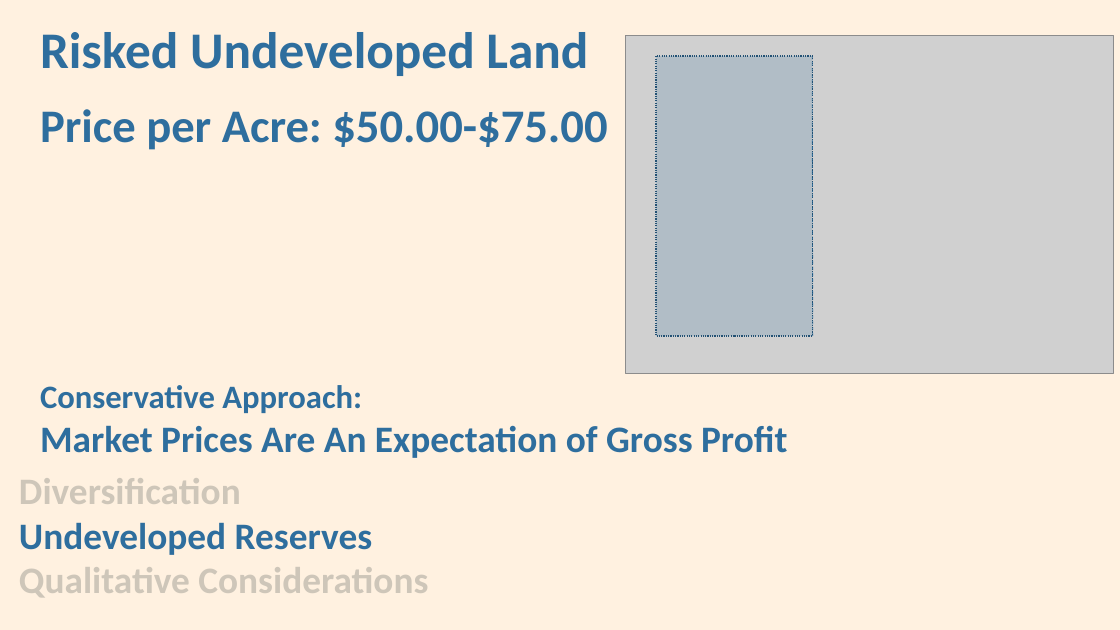
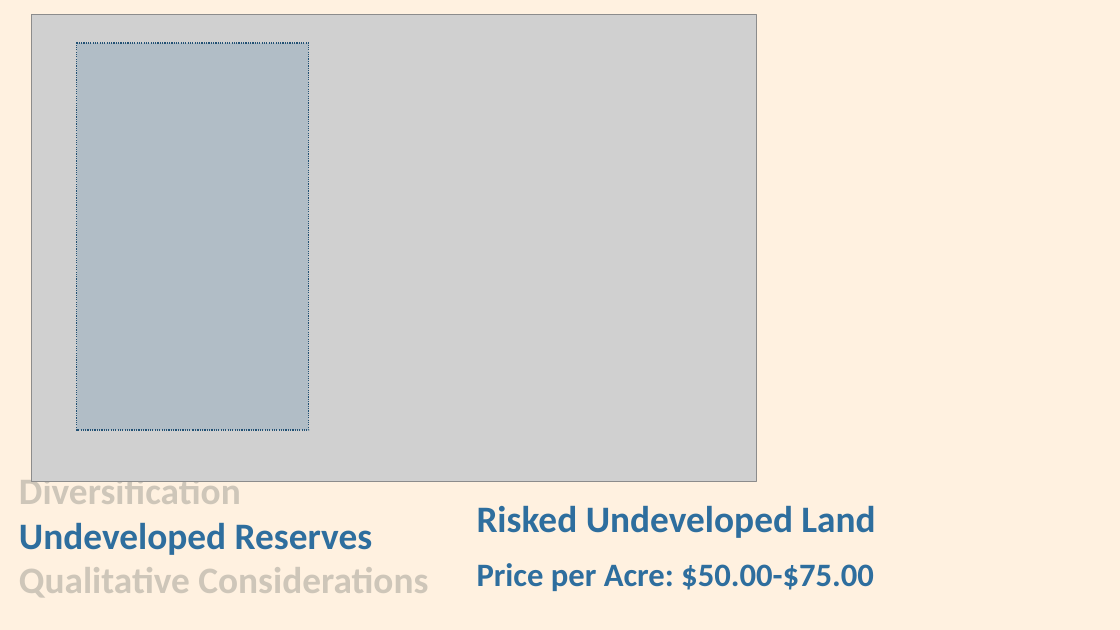
Before and after one commit to shouyang/Personal-Website, a slide deck: slide 19 of docs/FIn 422 Case Presentation - v.FINAL.pptx. Drawn at 1120x630 pixels with LibreOffice and Linux fonts; fonts in the diff are those of the drawing; grey boxes stand for pictures. Boxes give left, top, right and bottom in pixels: in the first picture for what was removed or moved away, otherwise in the second. Text is boxed around its words. In the diff, an @@ line names an element or a change of style, - is before the commit and + after.

Commit message:
Responsive Images, updated presentation

```diff
--- a/docs/FIn 422 Case Presentation - v.FINAL.pptx
+++ b/docs/FIn 422 Case Presentation - v.FINAL.pptx
@@ picture: place and size @@
-picture at bbox=[626, 35, 1114, 373]
+picture at bbox=[32, 14, 756, 481]
@@ rectangle: place and size @@
-rectangle at bbox=[656, 56, 812, 336]
+rectangle at bbox=[77, 43, 309, 430]
@@ line removed from (812, 56) to (813, 336) @@
@@ text at bbox=[40, 385, 787, 458]: paragraphs removed @@
-Conservative Approach:
-Market Prices Are An Expectation of Gross Profit
@@ text "Risked Undeveloped Land": place and size @@
-text "Risked Undeveloped Land" at bbox=[40, 32, 787, 458]
+text "Risked Undeveloped Land" at bbox=[477, 505, 875, 591]
@@ text "Risked Undeveloped Land" at bbox=[477, 505, 875, 591]: size 44 to 32 pt in "Risked Undeveloped Land"; size 40 to 28 pt in "Price per Acre: $50.00-$75.00" @@
```
Also in this commit, not shown: 8 other slides changed, 4 slides added, 7 other files.
